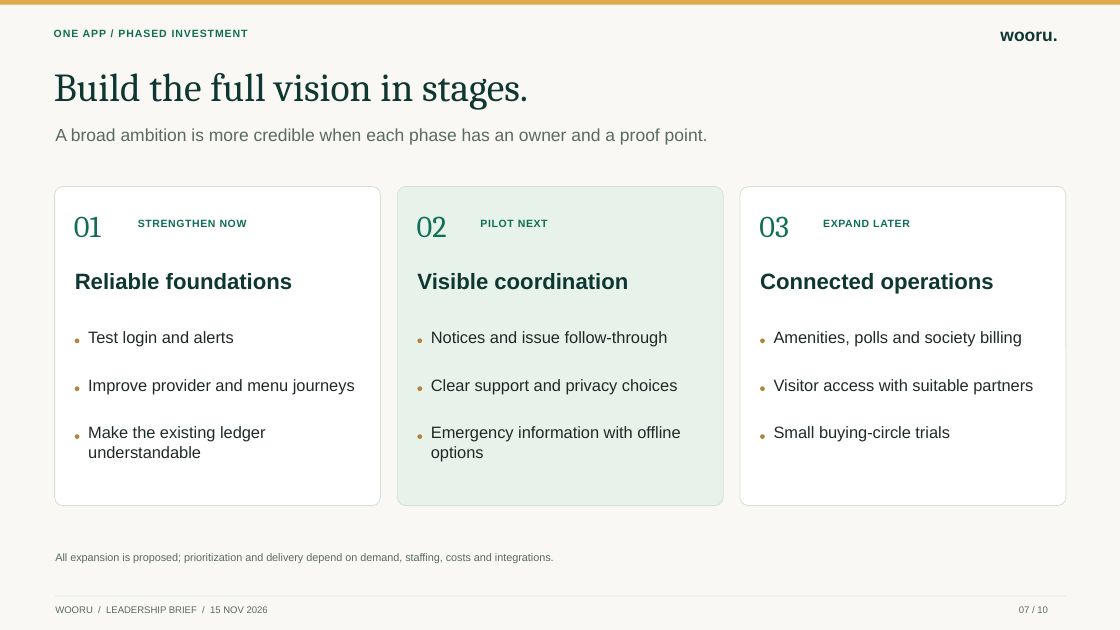
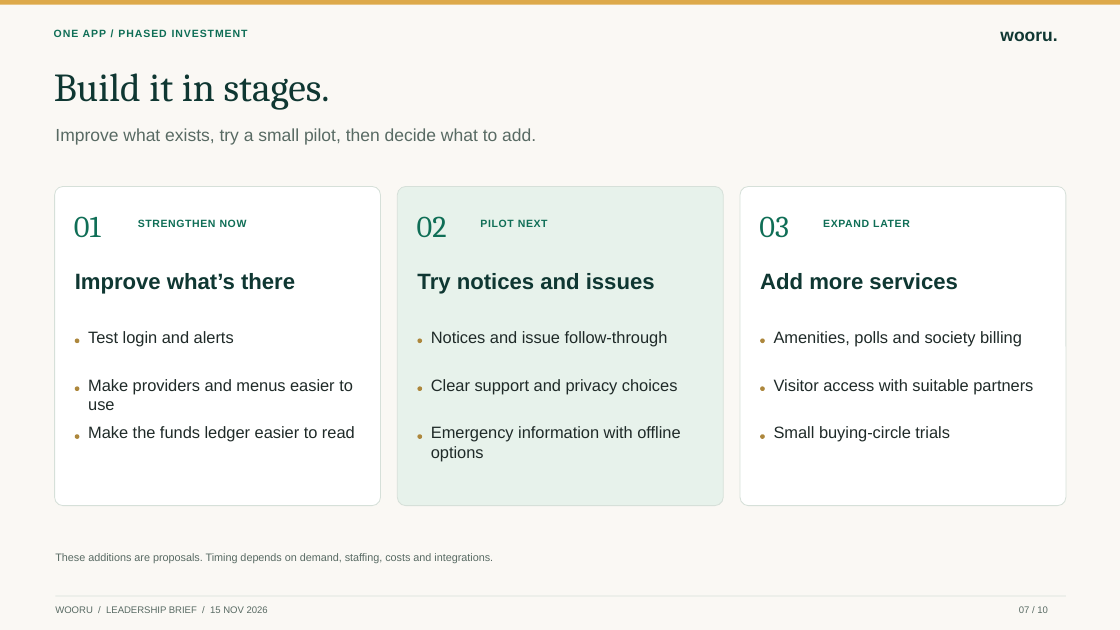
Before and after one commit to venkatbrr/Society_Service_Hub, a slide deck: slide 7 of docs/presentations/wooru-one-app-market-and-economics.pptx. Drawn at 1120x630 pixels with LibreOffice and Linux fonts; fonts in the diff are those of the drawing. Boxes give left, top, right and bottom in pixels: in the first picture for what was removed or moved away, otherwise in the second. Text is boxed around its words. In the diff, an @@ line names an element or a change of style, - is before the commit and + after.

```diff
--- a/docs/presentations/wooru-one-app-market-and-economics.pptx
+++ b/docs/presentations/wooru-one-app-market-and-economics.pptx
@@ text at box(54, 73, 330, 110): text changed @@
-Build the full vision in stages.
+Build it in stages.
@@ text at box(55, 128, 536, 145): text changed @@
-A broad ambition is more credible when each phase has an owner and a proof point.
+Improve what exists, try a small pilot, then decide what to add.
@@ text at box(75, 273, 295, 294): text changed @@
-Reliable foundations
+Improve what’s there
@@ text at box(417, 273, 655, 294): text changed @@
-Visible coordination
+Try notices and issues
@@ text at box(760, 273, 958, 290): text changed @@
-Connected operations
+Add more services
@@ text at box(88, 379, 353, 410): text changed @@
-Improve provider and menu journeys
+Make providers and menus easier to use
@@ text at box(88, 426, 355, 442): text changed @@
-Make the existing ledger understandable
+Make the funds ledger easier to read
@@ text at box(55, 553, 493, 563): text changed @@
-All expansion is proposed; prioritization and delivery depend on demand, staffing, costs and integrations.
+These additions are proposals. Timing depends on demand, staffing, costs and integrations.
```
Also in this commit, not shown: 9 other slides changed, 8 other files.
